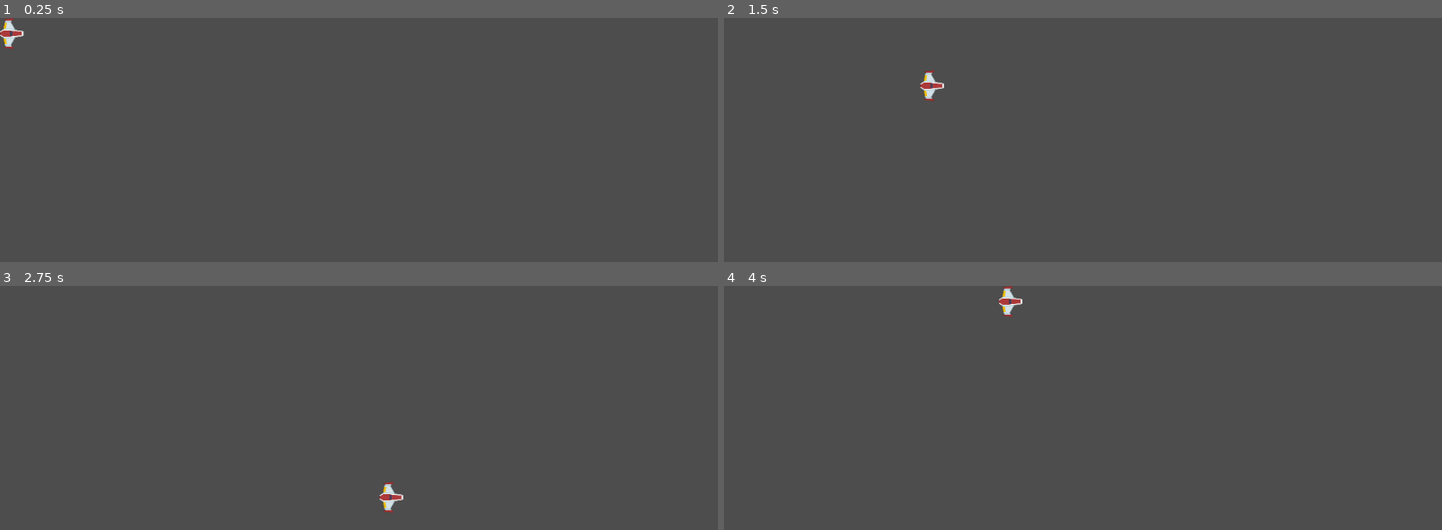
Above: before the commit, frames 1-4 (two rows, left to right).
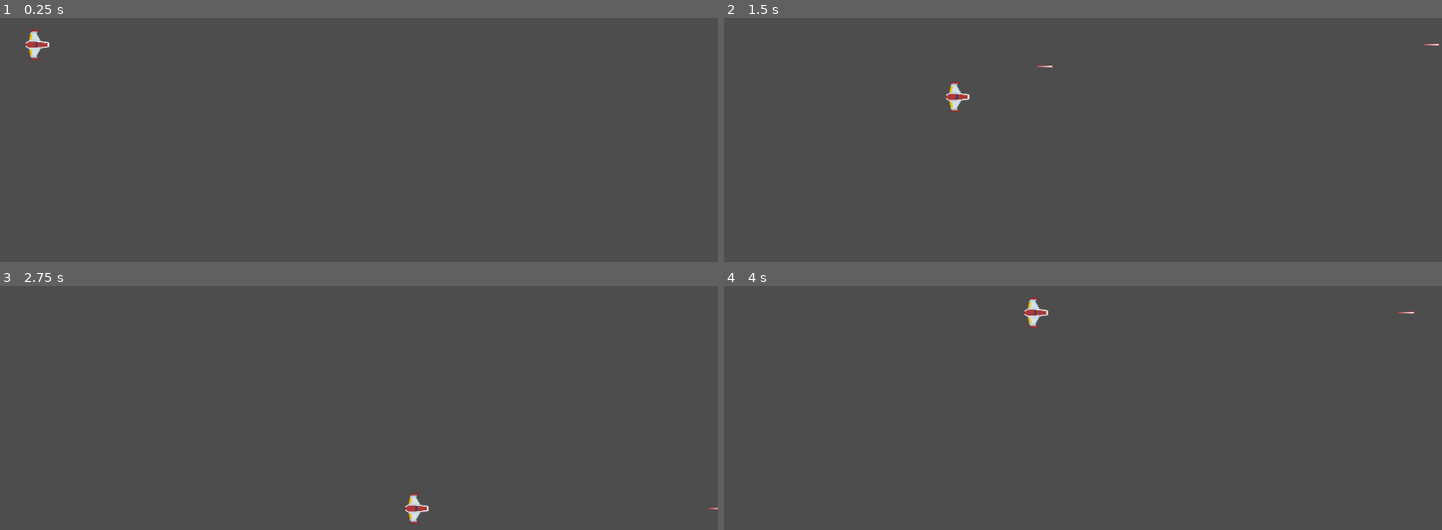
Above: after the commit, the same moments.

Repository: ItzvPikachu07/2d-space-shooter
Game: Godot game, scene res://scenes/game.tscn
The game is run twice, just before and just after one commit, with the same random seed, the same clock (stepped at 60 frames per second) and the same inputs.
Inputs (mouse positions are in pixels of both pictures, inside the frame that each line leads up to):
- Up to frame 1 (0.25 s): no input
- Up to frame 2 (1.5 s): tap Enter at 0.5 s; move the mouse to (1240, 198) at 0.52 s; hold D (player_right) 0.53-1.28 s; click (1240, 198) at 0.6 s; move the mouse to (939, 240) at 1.27 s; hold S (player_down) from 1.28 s (still down); click (939, 240) at 1.35 s
- Up to frame 3 (2.75 s): move the mouse to (430, 398) at 2.02 s; release S (player_down) at 2.03 s; hold D (player_right) from 2.03 s (still down); click (430, 398) at 2.1 s
- Up to frame 4 (4 s): move the mouse to (outside the picture) at 2.77 s; release D (player_right) at 2.78 s; hold W (player_up) 2.78-3.53 s; click (outside the picture) at 2.85 s; move the mouse to (outside the picture) at 3.52 s; hold A (player_left) from 3.53 s (still down); click (outside the picture) at 3.6 s

The runs differ from the first frame. In frame 1, 0.4% of the frame differs, in the area x 0-7%, y 0-18%; in frame 2, 0.5%, in the area x 27-100%, y 10-39%; in frame 3, 0.4%; in frame 4, 0.4%.

Commit message:
created player lazer

Diff:
--- a/scenes/game.tscn
+++ b/scenes/game.tscn
@@ -6,7 +6,7 @@
 [node name="Game" type="Node2D" unique_id=1050205359]
 
 [node name="player" parent="." unique_id=1520123541 instance=ExtResource("1_uwrxv")]
-position = Vector2(15, 21)
+position = Vector2(60, 43)
 scale = Vector2(0.5, 0.5)
 script = ExtResource("2_yqjtg")
 speed = 7
--- a/scenes/player.gd
+++ b/scenes/player.gd
@@ -1,5 +1,6 @@
 extends Area2D
 
+@onready var player_lazer_scene = preload("res://scenes/player_lazer.tscn")
 @export var speed:int = 10
 # Called when the node enters the scene tree for the first time.
 func _ready() -> void:
@@ -20,3 +21,10 @@
 
 	position.x  = clampi(position.x, 19, 1133)
 	position.y = clampi(position.y, 25, 624)
+
+
+
+	if Input.is_action_just_pressed("player_fire"):
+		var player_lazer = player_lazer_scene. instantiate()
+		player_lazer.position = position
+		get_parent().add_child(player_lazer)
--- /dev/null
+++ b/scenes/player_lazer.tscn
@@ -0,0 +1,29 @@
+[gd_scene format=3 uid="uid://c4fql4jgrancn"]
+
+[ext_resource type="Texture2D" uid="uid://ca3u4rykkkmhr" path="res://assets/images/Lasers/laserRed01.png" id="1_hf36u"]
+[ext_resource type="Script" uid="uid://bb6tdc28rn7xp" path="res://scripts/player_lazer.gd" id="1_rvlg1"]
+
+[sub_resource type="CapsuleShape2D" id="CapsuleShape2D_rvlg1"]
+radius = 4.0
+height = 52.0
+
+[sub_resource type="CapsuleShape2D" id="CapsuleShape2D_yn25l"]
+radius = 4.0
+height = 52.0
+
+[node name="player lazer" type="Area2D" unique_id=629083310]
+scale = Vector2(0.5, 0.5)
+script = ExtResource("1_rvlg1")
+
+[node name="Sprite2D" type="Sprite2D" parent="." unique_id=730630801]
+rotation = 1.5707964
+texture = ExtResource("1_hf36u")
+
+[node name="CollisionShape2D" type="CollisionShape2D" parent="." unique_id=25922964]
+rotation = 1.5707964
+shape = SubResource("CapsuleShape2D_rvlg1")
+
+[node name="CollisionShape2D2" type="CollisionShape2D" parent="." unique_id=506462242]
+position = Vector2(1, 0)
+rotation = 1.5707964
+shape = SubResource("CapsuleShape2D_yn25l")
--- /dev/null
+++ b/scripts/player_lazer.gd
@@ -0,0 +1,12 @@
+extends Area2D
+
+@export var speed: int = 20
+
+# Called when the node enters the scene tree for the first time.
+func _ready() -> void:
+	pass # Replace with function body.
+
+
+# Called every frame. 'delta' is the elapsed time since the previous frame.
+func _process(delta: float) -> void:
+		position.x += speed
Not shown, added: scripts/player_lazer.gd.uid
